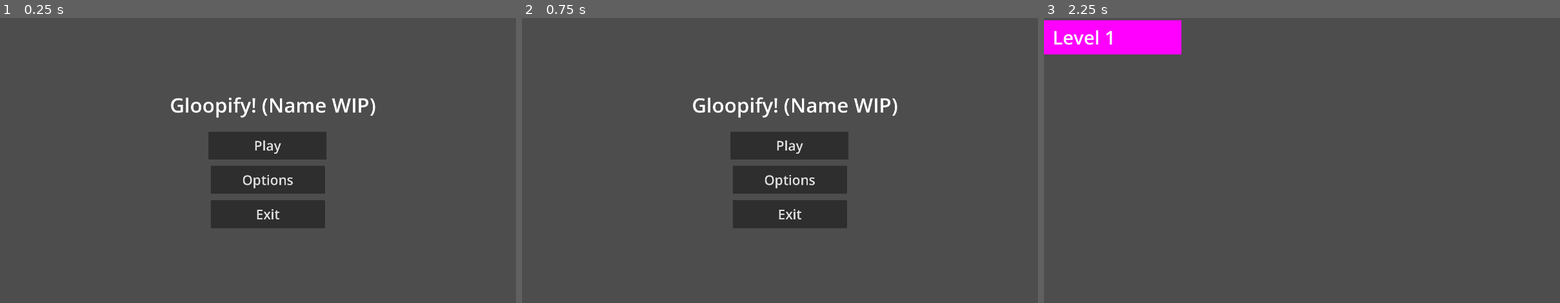
Above: before the commit, frames 1-3 (left to right).
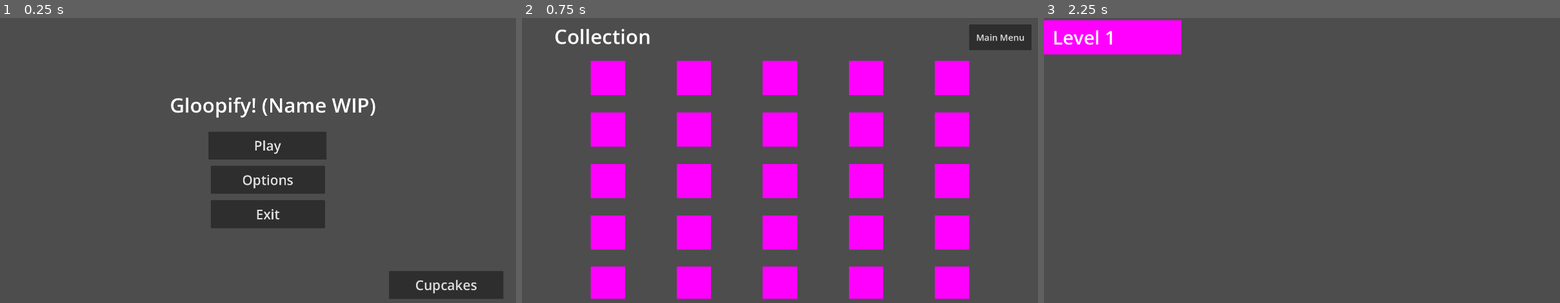
Above: after the commit, the same moments.

Repository: VoidedCrystal/GloopifyGame
Game: Godot game, scene res://UI/Main_Menu.tscn
Two runs of this game, one before a commit and one after it. Both use one fixed random seed, a clock stepped at 60 frames per second and the inputs below.
Inputs (mouse positions are in pixels of both pictures, inside the frame that each line leads up to):
- Up to frame 1 (0.25 s): no input
- Up to frame 2 (0.75 s): click (965, 285) at 0.5 s, where only the run after the commit has a clickable "Cupcakes"
- Up to frame 3 (2.25 s): click (1523, 37) at 1.25 s, where only the run after the commit has a clickable "Main Menu"; click "Play" at 2 s

The runs differ from the first frame. In frame 1, 2.0% of the frame differs, in the area x 75-98%, y 88-99%; in frame 2, 27%, in the area x 6-99%, y 2-99%; in frame 3, nothing differs.
Error after the commit: Attempt to call function 'get_line' in base 'null instance' on a null instance. (res://Scripts/LevelEventHandler.gd:9)

Commit message:
added access to collection screen

Diff:
--- a/Gloopify!/Collection/collection.gd
+++ b/Gloopify!/Collection/collection.gd
@@ -18,3 +18,7 @@
 
 func color_cake(cake):
 	pass #Replace when sprites added
+
+
+func _on_main_menu_pressed() -> void:
+	get_tree().change_scene_to_file("res://UI/Main_Menu.tscn")
--- a/Gloopify!/Collection/collection.tscn
+++ b/Gloopify!/Collection/collection.tscn
@@ -23,126 +23,136 @@
 text = "Collection"
 
 [node name="Cupcake1" type="Sprite2D" parent="."]
-position = Vector2(192.125, 224)
+position = Vector2(320.125, 224)
 scale = Vector2(128, 127.85)
 texture = SubResource("PlaceholderTexture2D_ssqtn")
 
 [node name="Cupcake2" type="Sprite2D" parent="."]
-position = Vector2(512, 224)
+position = Vector2(640, 224)
 scale = Vector2(128, 128)
 texture = SubResource("PlaceholderTexture2D_ssqtn")
 
 [node name="Cupcake3" type="Sprite2D" parent="."]
-position = Vector2(832.125, 224)
+position = Vector2(960.125, 224)
 scale = Vector2(128, 128)
 texture = SubResource("PlaceholderTexture2D_ssqtn")
 
 [node name="Cupcake4" type="Sprite2D" parent="."]
-position = Vector2(1152.12, 224)
+position = Vector2(1280.12, 224)
 scale = Vector2(128.25, 128)
 texture = SubResource("PlaceholderTexture2D_ssqtn")
 
 [node name="Cupcake5" type="Sprite2D" parent="."]
-position = Vector2(1472.12, 224)
+position = Vector2(1600.12, 224)
 scale = Vector2(128.25, 128)
 texture = SubResource("PlaceholderTexture2D_ssqtn")
 
 [node name="Cupcake6" type="Sprite2D" parent="."]
-position = Vector2(192.125, 416)
+position = Vector2(320.125, 416)
 scale = Vector2(128.25, 128)
 texture = SubResource("PlaceholderTexture2D_ssqtn")
 
 [node name="Cupcake7" type="Sprite2D" parent="."]
-position = Vector2(512, 416)
+position = Vector2(640, 416)
 scale = Vector2(128, 128)
 texture = SubResource("PlaceholderTexture2D_ssqtn")
 
 [node name="Cupcake8" type="Sprite2D" parent="."]
-position = Vector2(832.125, 416)
+position = Vector2(960.125, 416)
 scale = Vector2(128.25, 128)
 texture = SubResource("PlaceholderTexture2D_ssqtn")
 
 [node name="Cupcake9" type="Sprite2D" parent="."]
-position = Vector2(1152.13, 416)
+position = Vector2(1280.13, 416)
 scale = Vector2(128, 128)
 texture = SubResource("PlaceholderTexture2D_ssqtn")
 
 [node name="Cupcake10" type="Sprite2D" parent="."]
-position = Vector2(1472.12, 416)
+position = Vector2(1600.12, 416)
 scale = Vector2(128, 128)
 texture = SubResource("PlaceholderTexture2D_ssqtn")
 
 [node name="Cupcake11" type="Sprite2D" parent="."]
-position = Vector2(192.125, 608)
+position = Vector2(320.125, 608)
 scale = Vector2(128, 128)
 texture = SubResource("PlaceholderTexture2D_ssqtn")
 
 [node name="Cupcake12" type="Sprite2D" parent="."]
-position = Vector2(512, 608)
+position = Vector2(640, 608)
 scale = Vector2(128, 128)
 texture = SubResource("PlaceholderTexture2D_ssqtn")
 
 [node name="Cupcake13" type="Sprite2D" parent="."]
-position = Vector2(832.125, 608)
+position = Vector2(960.125, 608)
 scale = Vector2(128, 128)
 texture = SubResource("PlaceholderTexture2D_ssqtn")
 
 [node name="Cupcake14" type="Sprite2D" parent="."]
-position = Vector2(1152.12, 608)
+position = Vector2(1280.12, 608)
 scale = Vector2(128, 128)
 texture = SubResource("PlaceholderTexture2D_ssqtn")
 
 [node name="Cupcake15" type="Sprite2D" parent="."]
-position = Vector2(1472.13, 608)
+position = Vector2(1600.13, 608)
 scale = Vector2(128, 128)
 texture = SubResource("PlaceholderTexture2D_ssqtn")
 
 [node name="Cupcake16" type="Sprite2D" parent="."]
-position = Vector2(192.125, 800)
+position = Vector2(320.125, 800)
 scale = Vector2(128, 128)
 texture = SubResource("PlaceholderTexture2D_ssqtn")
 
 [node name="Cupcake17" type="Sprite2D" parent="."]
-position = Vector2(512, 800)
+position = Vector2(640, 800)
 scale = Vector2(128, 128)
 texture = SubResource("PlaceholderTexture2D_ssqtn")
 
 [node name="Cupcake18" type="Sprite2D" parent="."]
-position = Vector2(832.125, 800)
+position = Vector2(960.125, 800)
 scale = Vector2(128, 128)
 texture = SubResource("PlaceholderTexture2D_ssqtn")
 
 [node name="Cupcake19" type="Sprite2D" parent="."]
-position = Vector2(1152.12, 800)
+position = Vector2(1280.12, 800)
 scale = Vector2(128, 128)
 texture = SubResource("PlaceholderTexture2D_ssqtn")
 
 [node name="Cupcake20" type="Sprite2D" parent="."]
-position = Vector2(1472.12, 800)
+position = Vector2(1600.12, 800)
 scale = Vector2(128, 128)
 texture = SubResource("PlaceholderTexture2D_ssqtn")
 
 [node name="Cupcake21" type="Sprite2D" parent="."]
-position = Vector2(192.125, 988)
+position = Vector2(320.125, 988)
 scale = Vector2(128, 120)
 texture = SubResource("PlaceholderTexture2D_ssqtn")
 
 [node name="Cupcake22" type="Sprite2D" parent="."]
-position = Vector2(512, 988)
+position = Vector2(640, 988)
 scale = Vector2(128, 120)
 texture = SubResource("PlaceholderTexture2D_ssqtn")
 
 [node name="Cupcake23" type="Sprite2D" parent="."]
-position = Vector2(832.125, 988)
+position = Vector2(960.125, 988)
 scale = Vector2(128, 120)
 texture = SubResource("PlaceholderTexture2D_ssqtn")
 
 [node name="Cupcake24" type="Sprite2D" parent="."]
-position = Vector2(1152.12, 988)
+position = Vector2(1280.12, 988)
 scale = Vector2(128, 120)
 texture = SubResource("PlaceholderTexture2D_ssqtn")
 
 [node name="Cupcake25" type="Sprite2D" parent="."]
-position = Vector2(1472.12, 988)
+position = Vector2(1600.12, 988)
 scale = Vector2(128, 120)
 texture = SubResource("PlaceholderTexture2D_ssqtn")
+
+[node name="Main Menu" type="Button" parent="."]
+offset_left = 1664.0
+offset_top = 24.0
+offset_right = 1896.0
+offset_bottom = 120.0
+theme_override_font_sizes/font_size = 33
+text = "Main Menu"
+
+[connection signal="pressed" from="Main Menu" to="." method="_on_main_menu_pressed"]
--- a/Gloopify!/UI/Main_Menu.tscn
+++ b/Gloopify!/UI/Main_Menu.tscn
@@ -33,6 +33,15 @@
 theme_override_font_sizes/font_size = 50
 text = "Exit"
 
+[node name="Cupcakes" type="Button" parent="."]
+layout_mode = 2
+offset_left = 1450.0
+offset_top = 943.0
+offset_right = 1875.0
+offset_bottom = 1047.0
+theme_override_font_sizes/font_size = 50
+text = "Cupcakes"
+
 [node name="Options" type="Button" parent="."]
 layout_mode = 2
 offset_left = 786.0
@@ -53,4 +62,5 @@
 
 [connection signal="pressed" from="Play" to="." method="_on_play_pressed"]
 [connection signal="pressed" from="Exit_Quit" to="." method="_on_exit_quit_pressed"]
+[connection signal="pressed" from="Cupcakes" to="." method="_on_cupcakes_pressed"]
 [connection signal="pressed" from="Options" to="." method="_on_options_pressed"]
--- a/Gloopify!/UI/main_menu.gd
+++ b/Gloopify!/UI/main_menu.gd
@@ -10,3 +10,7 @@
 
 func _on_play_pressed() -> void:
 	get_tree().change_scene_to_file("res://UI/LevelSelect.tscn")
+
+
+func _on_cupcakes_pressed() -> void:
+	get_tree().change_scene_to_file("res://Collection/collection.tscn")
--- a/Gloopify!/project.godot
+++ b/Gloopify!/project.godot
@@ -14,6 +14,10 @@
 run/main_scene="res://UI/Main_Menu.tscn"
 config/features=PackedStringArray("4.3", "Forward Plus")
 config/icon="res://Assets/TEMP.svg"
+
+[autoload]
+
+LevelEventHandler="*res://Scripts/LevelEventHandler.gd"
 
 [display]
 
